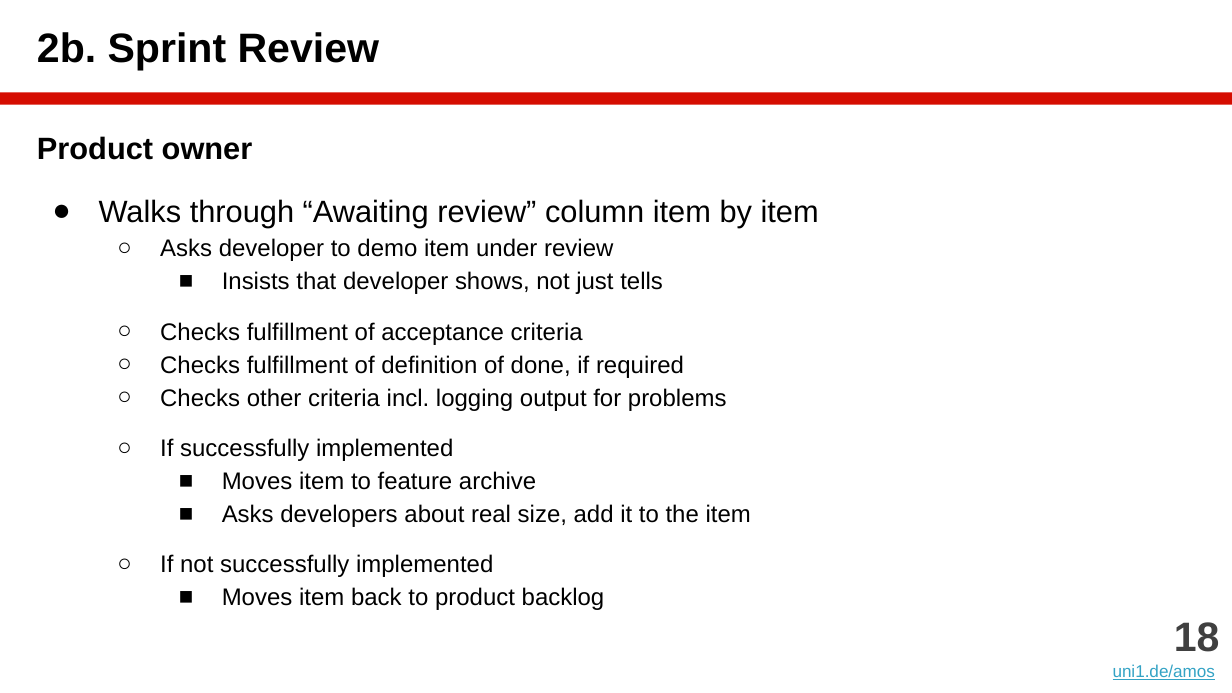
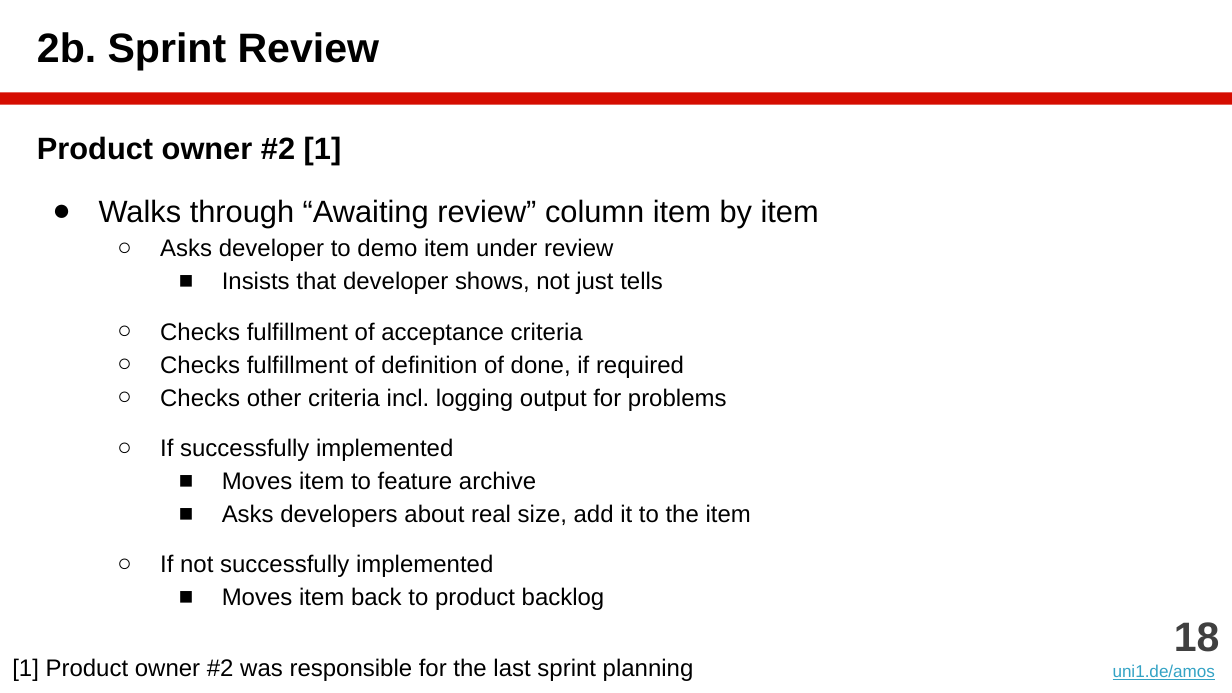
Before and after one commit to dirkriehle/amos-course, a slide deck: slide 18 of Lecture slides/AMOS B02 - Scrum and AMOS.pptx. Drawn at 1232x693 pixels with LibreOffice and Linux fonts; fonts in the diff are those of the drawing. Boxes give left, top, right and bottom in pixels: in the first picture for what was removed or moved away, otherwise in the second. Text is boxed around its words. In the diff, an @@ line names an element or a change of style, - is before the commit and + after.

```diff
--- a/Lecture slides/AMOS B02 - Scrum and AMOS.pptx
+++ b/Lecture slides/AMOS B02 - Scrum and AMOS.pptx
@@ text at (37,136,342,165): text changed @@
-Product owner
+Product owner #2 [1]
@@ text added at (12,658,694,681), 14 pt, text #000000 @@
+[1] Product owner #2 was responsible for the last sprint planning
```
Also in this commit, not shown: 4 other slides changed, 1 other file.
